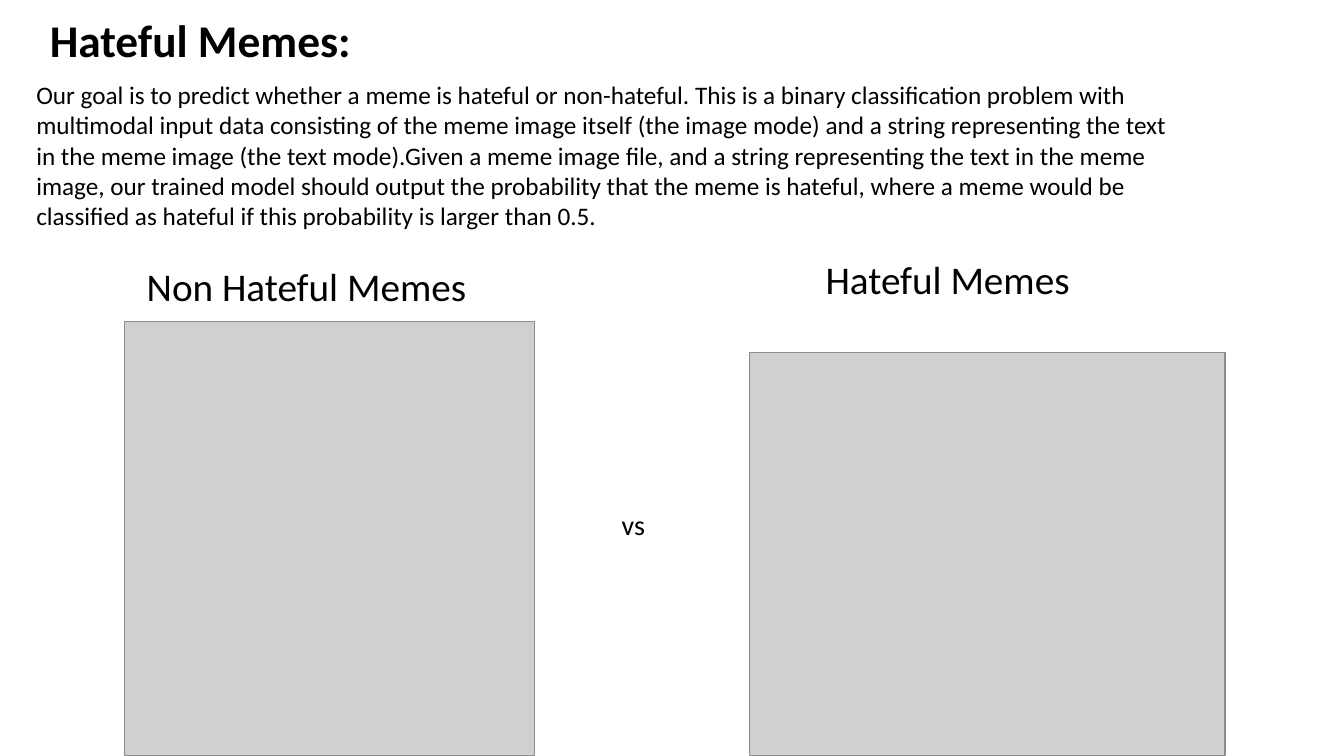
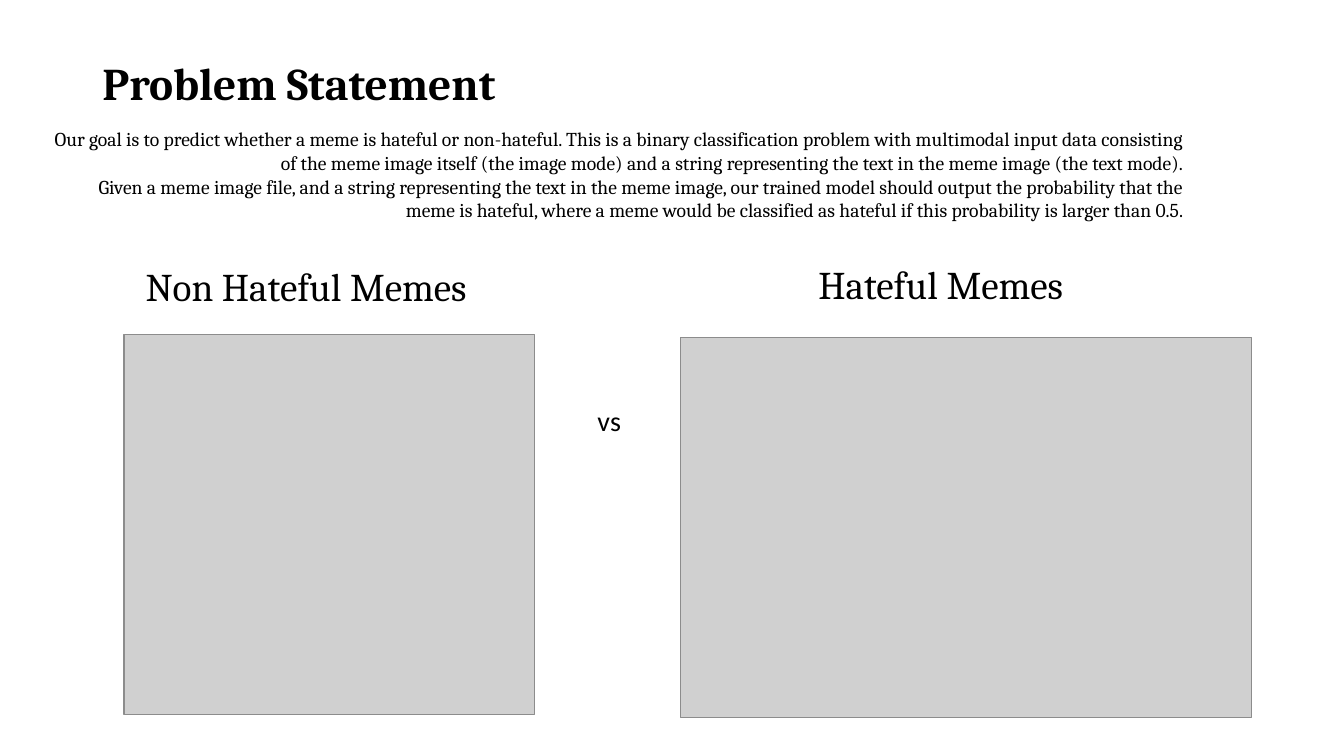
Before and after one commit to VarunBohara/Mini-Project-Documents, a slide deck: slide 3 of Literature Survey.pptx. Drawn at 1344x756 pixels with LibreOffice and Linux fonts; fonts in the diff are those of the drawing; grey boxes stand for pictures. Boxes give left, top, right and bottom in pixels: in the first picture for what was removed or moved away, otherwise in the second. Text is boxed around its words. In the diff, an @@ line names an element or a change of style, - is before the commit and + after.

```diff
--- a/Literature Survey.pptx
+++ b/Literature Survey.pptx
@@ title at (102, 68, 496, 101): text changed; font Calibri to Cambria @@
-Hateful Memes:
+Problem Statement
@@ text at (55, 132, 1184, 222): text changed; size 18 to 14 pt; font Calibri to Cambria @@
-Our goal is to predict whether a meme is hateful or non-hateful. This is a binary classification problem with multimodal input data consisting of the meme image itself (the image mode) and a string representing the text in the meme image (the text mode).Given a meme image file, and a string representing the text in the meme image, our trained model should output the probability that the meme is hateful, where a meme would be classified as hateful if this probability is larger than 0.5.
+Our goal is to predict whether a meme is hateful or non-hateful. This is a binary classification problem with multimodal input data consisting of the meme image itself (the image mode) and a string representing the text in the meme image (the text mode).
+Given a meme image file, and a string representing the text in the meme image, our trained model should output the probability that the meme is hateful, where a meme would be classified as hateful if this probability is larger than 0.5.
@@ text "Non Hateful Memes" at (146, 273, 466, 302): font Calibri to Cambria @@
@@ text "Hateful Memes": place and size @@
-text "Hateful Memes" at (826, 266, 1070, 295)
+text "Hateful Memes" at (818, 271, 1063, 300)
@@ text "Hateful Memes" at (818, 271, 1063, 300): font Calibri to Cambria @@
@@ picture: place and size @@
-picture at (124, 322, 535, 756)
+picture at (124, 335, 535, 715)
@@ picture: place and size @@
-picture at (749, 353, 1225, 756)
+picture at (681, 338, 1252, 718)
@@ text "vs": place and size @@
-text "vs" at (622, 521, 646, 536)
+text "vs" at (597, 417, 621, 432)
```
Also in this commit, not shown: 16 other slides changed, 1 slide removed.
